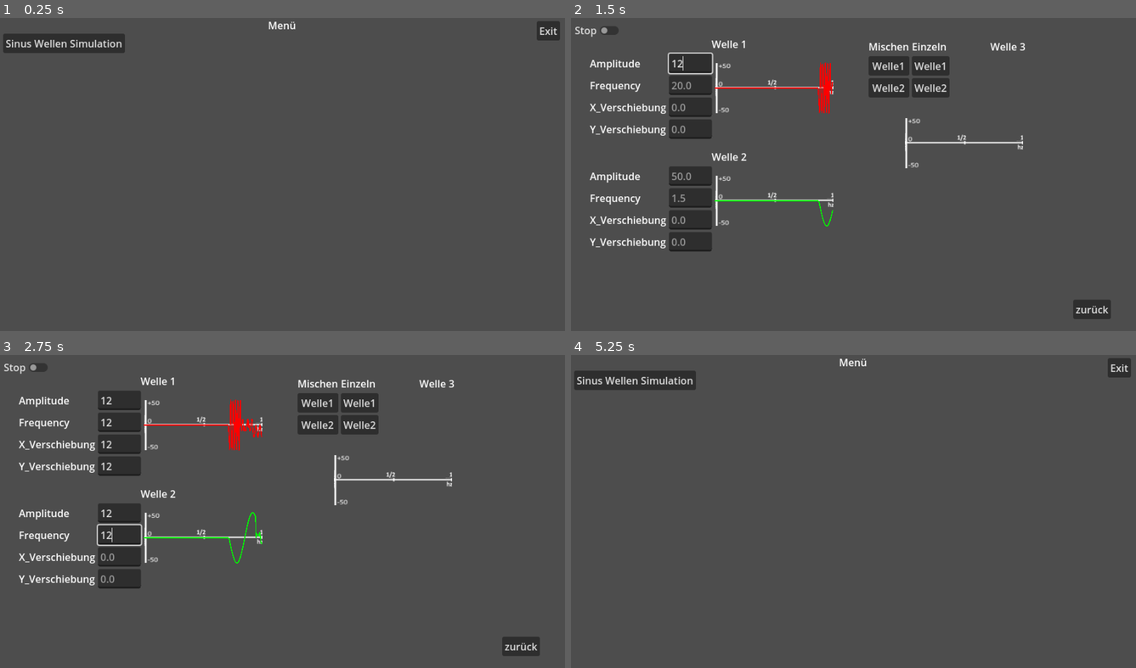
Above: before the commit, frames 1-4 (two rows, left to right).
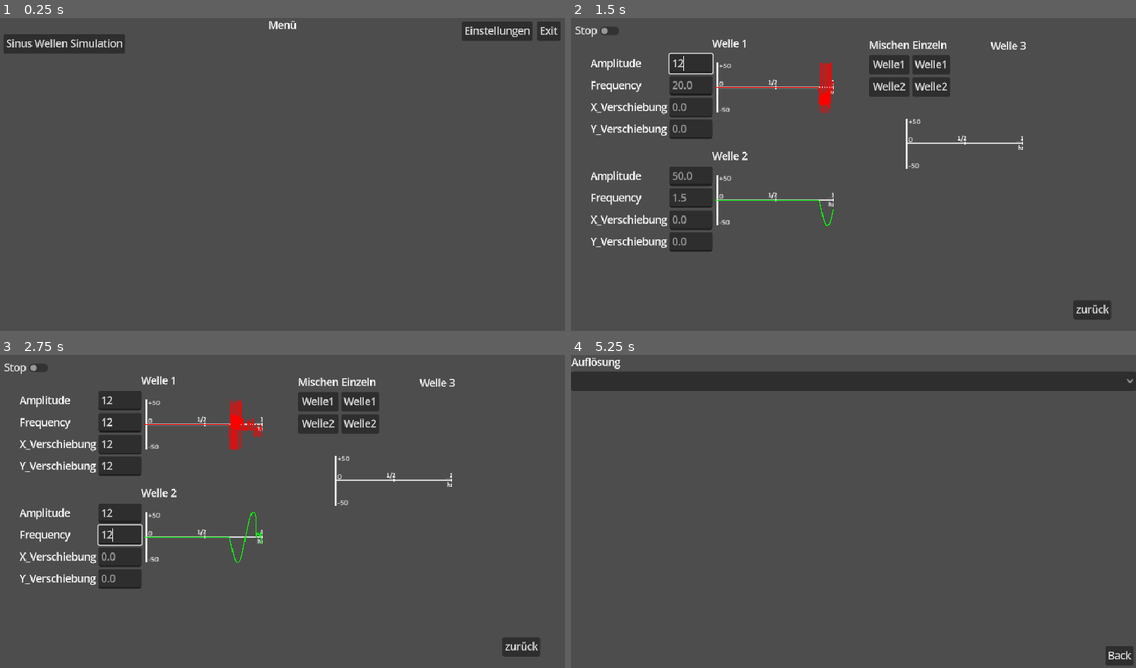
Above: after the commit, the same moments.

Repository: Beginner090902/MeineBastelEcke
Game: Godot game, scene res://Hauptmenü/hauptmenü.tscn
Same seed, same stepped clock (60 frames per second), same inputs: the game is played once before the commit and once after it.
Inputs (mouse positions are in pixels of both pictures, inside the frame that each line leads up to):
- Up to frame 1 (0.25 s): no input
- Up to frame 2 (1.5 s): click "Sinus Wellen Simulation" at 0.5 s; click (689, 61) at 1.27 s; type "12" at 1.35 s
- Up to frame 3 (2.75 s): click (118, 423) at 1.5 s; type "12" at 1.58 s; click (118, 442) at 1.73 s; type "12" at 1.82 s; click (118, 467) at 2.02 s; type "12" at 2.1 s; click (118, 511) at 2.25 s; type "12" at 2.33 s; click (118, 536) at 2.48 s; type "12" at 2.57 s
- Up to frame 4 (5.25 s): click (689, 555) at 2.77 s; type "12" at 2.85 s; click (689, 577) at 3 s; type "12" at 3.08 s; click "Stop" at 3.5 s; click "zurück" at 4.25 s; click (1068, 367) at 5 s, where only the run after the commit has a clickable "Einstellungen"

The runs differ from the first frame. In frame 1, 1.2% of the frame differs, in the area x 0-100%, y 0-10%; in frame 2, 4.5%; in frame 3, 4.5%; in frame 4, 5.7%, in the area x 0-100%, y 0-100%.

Commit message:
Add settings screan and option to resice the window

Diff:
--- /dev/null
+++ b/Hauptmenü/hauptmenü.gd
@@ -0,0 +1,7 @@
+extends Control
+
+
+
+
+func _on_gotosettings_button_pressed() -> void:
+	get_tree().change_scene_to_file("res://settings/settings_scren.tscn")
--- a/Hauptmenü/hauptmenü.tscn
+++ b/Hauptmenü/hauptmenü.tscn
@@ -1,5 +1,6 @@
-[gd_scene load_steps=3 format=3 uid="uid://cai3brn5qfu2v"]
+[gd_scene load_steps=4 format=3 uid="uid://cai3brn5qfu2v"]
 
+[ext_resource type="Script" uid="uid://b8rscerrftfpr" path="res://Hauptmenü/hauptmenü.gd" id="1_fwphb"]
 [ext_resource type="Script" uid="uid://ogirkl0hk5t0" path="res://Hauptmenü/sinus_wellen_simulation_button.gd" id="1_rmmmx"]
 [ext_resource type="Script" uid="uid://cuy0vpr6xb2ih" path="res://Hauptmenü/exit_game.gd" id="2_m1wvj"]
 
@@ -8,6 +9,7 @@
 anchors_preset = 0
 offset_right = 900.0
 offset_bottom = 500.0
+script = ExtResource("1_fwphb")
 
 [node name="Menü" type="Label" parent="."]
 layout_mode = 0
@@ -40,5 +42,14 @@
 text = "Exit"
 script = ExtResource("2_m1wvj")
 
+[node name="go-to-settings-Button" type="Button" parent="."]
+layout_mode = 0
+offset_left = 735.0
+offset_top = 5.0
+offset_right = 848.0
+offset_bottom = 36.0
+text = "Einstellungen"
+
 [connection signal="pressed" from="ScrollContainer/GridContainer/Sinus-Wellen-Simulation-button" to="ScrollContainer/GridContainer/Sinus-Wellen-Simulation-button" method="_on_pressed"]
 [connection signal="pressed" from="Exit-Game" to="Exit-Game" method="_on_pressed"]
+[connection signal="pressed" from="go-to-settings-Button" to="." method="_on_gotosettings_button_pressed"]
--- a/project.godot
+++ b/project.godot
@@ -23,10 +23,17 @@
 
 window/size/viewport_width=900
 window/size/viewport_height=500
+window/stretch/mode="canvas_items"
+
+[gui]
+
+theme/default_font_multichannel_signed_distance_field=true
 
 [rendering]
 
 textures/canvas_textures/default_texture_repeat=1
 textures/vram_compression/import_etc2_astc=true
+textures/default_filters/use_nearest_mipmap_filter=true
+textures/default_filters/anisotropic_filtering_level=3
 anti_aliasing/quality/msaa_2d=3
 2d/snap/snap_2d_transforms_to_pixel=true
--- /dev/null
+++ b/settings/settings_scren.gd
@@ -0,0 +1,17 @@
+extends Control
+
+
+
+
+func _on_auflösungaussuchen_item_selected(index: int) -> void:
+	match index:
+		0:
+			DisplayServer.window_set_size(Vector2i(1920,1080))
+		1:
+			DisplayServer.window_set_size(Vector2i(1280,720))
+		2:
+			DisplayServer.window_set_size(Vector2i(900,500))
+
+
+func _on_scenexit_button_pressed() -> void:
+	get_tree().change_scene_to_file("res://Hauptmenü/hauptmenü.tscn")
--- /dev/null
+++ b/settings/settings_scren.tscn
@@ -0,0 +1,56 @@
+[gd_scene load_steps=2 format=3 uid="uid://dqxjmao7i5nhp"]
+
+[ext_resource type="Script" uid="uid://df0nvjdqecv0p" path="res://settings/settings_scren.gd" id="1_5w5f0"]
+
+[node name="Settings-scren" type="Control"]
+layout_mode = 3
+anchors_preset = 15
+anchor_right = 1.0
+anchor_bottom = 1.0
+grow_horizontal = 2
+grow_vertical = 2
+script = ExtResource("1_5w5f0")
+
+[node name="MarginContainer" type="MarginContainer" parent="."]
+layout_mode = 1
+anchors_preset = 15
+anchor_right = 1.0
+anchor_bottom = 1.0
+grow_horizontal = 2
+grow_vertical = 2
+
+[node name="VBoxContainer" type="VBoxContainer" parent="MarginContainer"]
+layout_mode = 2
+
+[node name="Auflösung" type="Label" parent="MarginContainer/VBoxContainer"]
+layout_mode = 2
+size_flags_vertical = 0
+text = "Auflösung"
+
+[node name="Auflösung-aussuchen" type="OptionButton" parent="MarginContainer/VBoxContainer"]
+layout_mode = 2
+item_count = 3
+popup/item_0/text = "1920x1080"
+popup/item_0/id = 0
+popup/item_1/text = "1280x720"
+popup/item_1/id = 1
+popup/item_2/text = "900x500"
+popup/item_2/id = 2
+
+[node name="MarginContainer" type="MarginContainer" parent="MarginContainer/VBoxContainer"]
+layout_mode = 2
+size_flags_horizontal = 8
+size_flags_vertical = 10
+theme_override_constants/margin_left = 5
+theme_override_constants/margin_top = 5
+theme_override_constants/margin_right = 5
+theme_override_constants/margin_bottom = 5
+
+[node name="scen-exit-Button" type="Button" parent="MarginContainer/VBoxContainer/MarginContainer"]
+layout_mode = 2
+size_flags_horizontal = 8
+size_flags_vertical = 10
+text = "Back"
+
+[connection signal="item_selected" from="MarginContainer/VBoxContainer/Auflösung-aussuchen" to="." method="_on_auflösungaussuchen_item_selected"]
+[connection signal="pressed" from="MarginContainer/VBoxContainer/MarginContainer/scen-exit-Button" to="." method="_on_scenexit_button_pressed"]
Not shown, added: Hauptmenü/hauptmenü.gd.uid
Not shown, changed: export_presets.cfg
Not shown, added: settings/settings_scren.gd.uid
